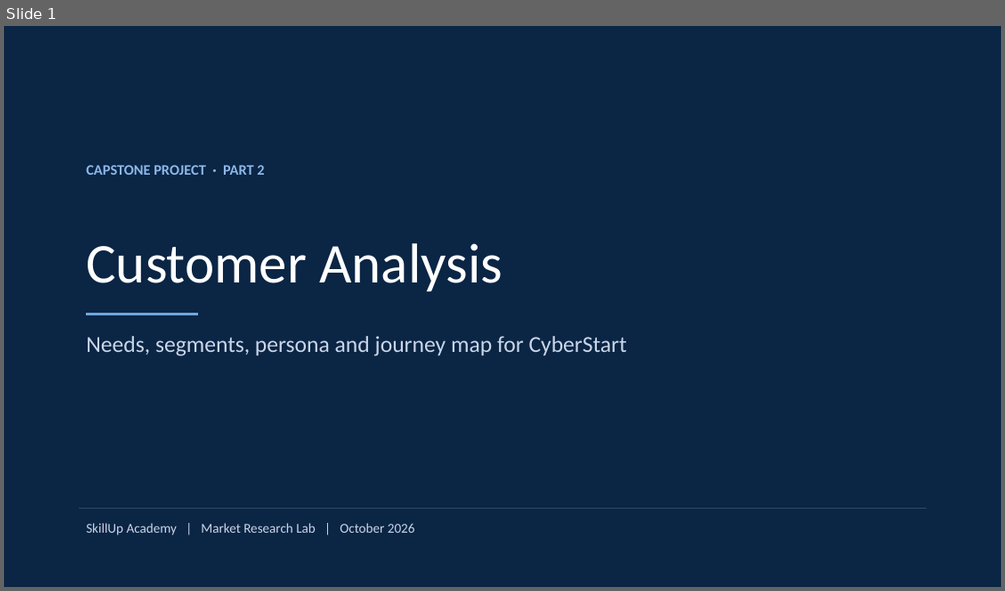
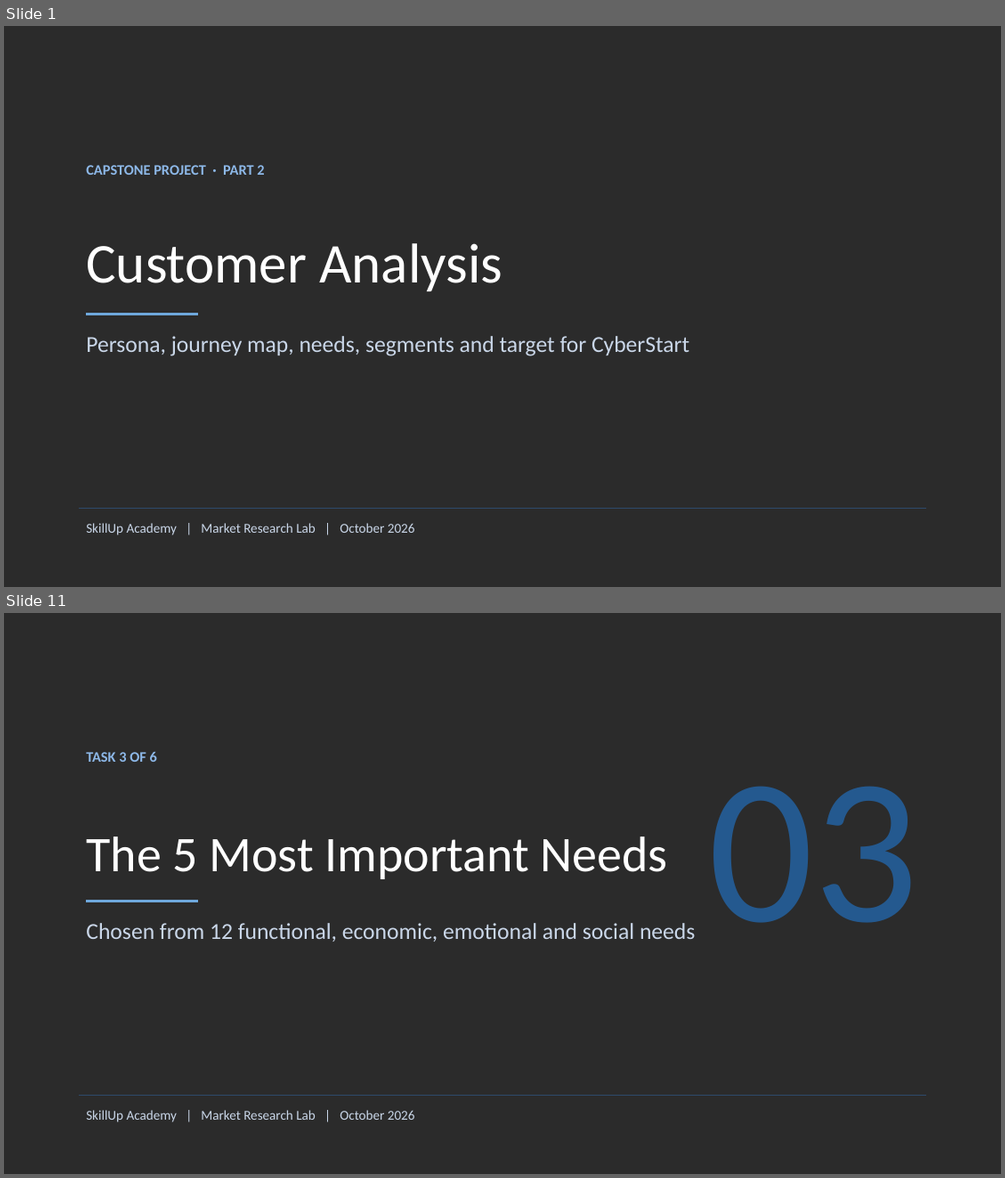
Before and after one commit to BadboyVee/BlackHoleeee, a slide deck: capstone/Customer_Analysis.pptx. Shown one above the other, each under a label of ours: slide 1 before the commit, slides 1 and 11 after it; the slides between them are not shown. The pictures are 1005x591 and 1005x1178 pixels, drawn with LibreOffice and Linux fonts; fonts in the diff are those of the drawing; background and template pictures are left out; a plain dark background stands for a picture behind light text. Boxes give left, top, right and bottom in pixels: in the first picture for what was removed or moved away, otherwise in the second. Text is boxed around its words. In the diff, an @@ line names an element or a change of style, - is before the commit and + after.

```diff
--- a/capstone/Customer_Analysis.pptx
+++ b/capstone/Customer_Analysis.pptx
@@ slide 11 added at <box>4,613,1001,1174</box>, background picture (left out) @@
@@ text added at <box>86,752,157,762</box>, 14 pt, text #8DB8E8, bold @@
+TASK 3 OF 6
@@ text added at <box>708,787,918,923</box>, 200 pt, text #24598F @@
+03
@@ title added at <box>86,836,668,879</box>, 48 pt, text #FFFFFF @@
+The 5 Most Important Needs
@@ line added from (86, 900) to (198, 900), #6FA8DC 2.5 pt @@
@@ subtitle added at <box>86,923,695,941</box>, 22 pt, text #C9D6E8 @@
+Chosen from 12 functional, economic, emotional and social needs
@@ line added from (79, 1095) to (926, 1095), #2E4A6B 1 pt @@
@@ text added at <box>86,1110,415,1122</box>, 13 pt, text #C9D6E8 @@
+SkillUp Academy | Market Research Lab | October 2026
@@ slide 1 changed as well @@
@@ background #0B2545 to picture (left out) @@
@@ subtitle at <box>86,336,689,356</box>: text changed @@
-Needs, segments, persona and journey map for CyberStart
+Persona, journey map, needs, segments and target for CyberStart
```
Also in this commit, not shown: 14 other slides changed, 6 other slides added, 2 slides removed, 8 other files.
